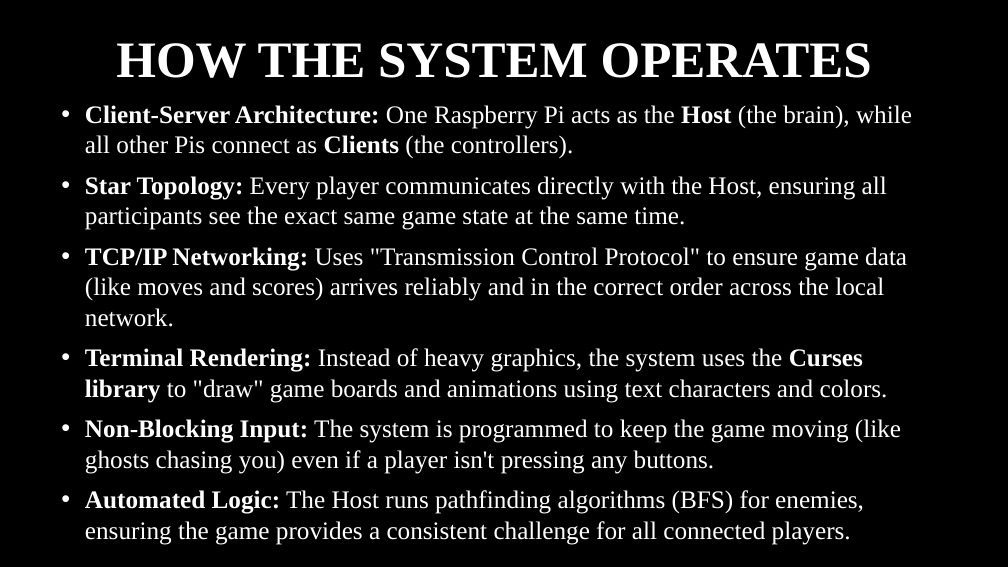
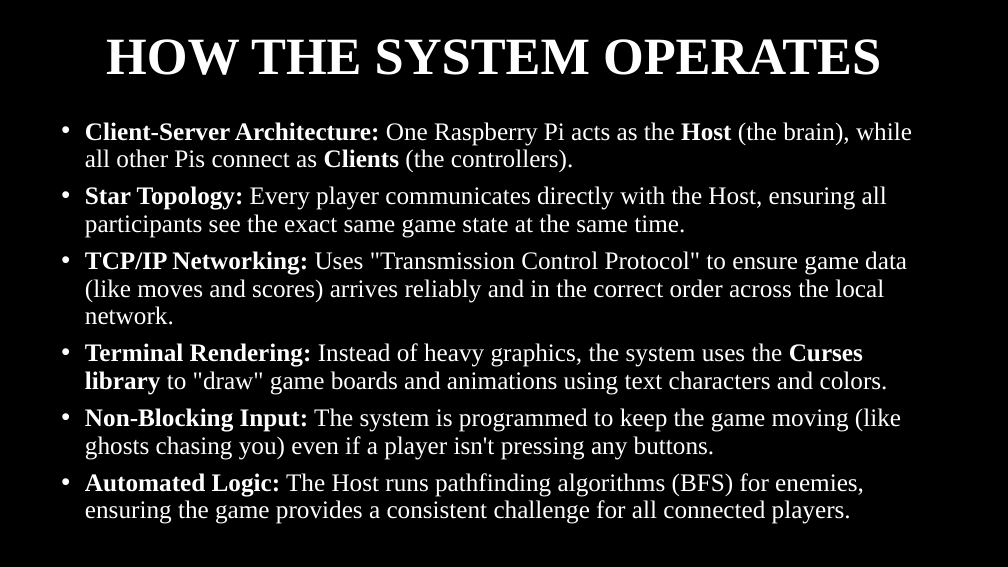
Before and after one commit to tadkins01/PI_Project, a slide deck: slide 2 of Everyone/THE_FinalPiParty.pptx. Drawn at 1008x567 pixels with LibreOffice and Linux fonts; fonts in the diff are those of the drawing; background and template pictures are left out. Boxes give left, top, right and bottom in pixels: in the first picture for what was removed or moved away, otherwise in the second. Text is boxed around its words. In the diff, an @@ line names an element or a change of style, - is before the commit and + after.

Commit message:
fixed again

```diff
--- a/Everyone/THE_FinalPiParty.pptx
+++ b/Everyone/THE_FinalPiParty.pptx
@@ title "HOW THE SYSTEM OPERATES" at (106,39,881,75): size 48.6 to 50 pt; line spacing 1 to 0.9 @@
@@ text "Client-Server Architecture: One Raspberry Pi ..." at (85,122,912,524): line spacing 1 to 0.9 @@
```
Also in this commit, not shown: 4 other slides changed.
